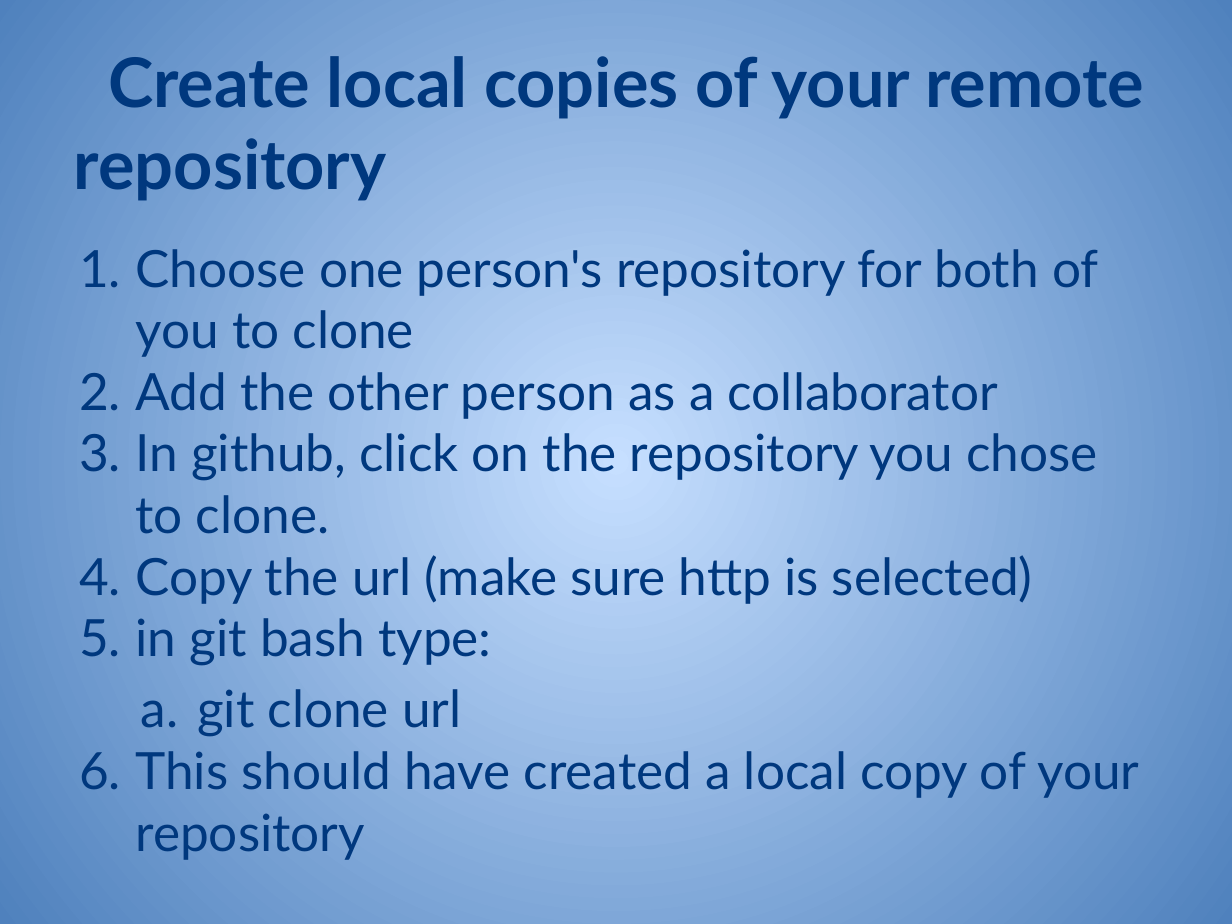
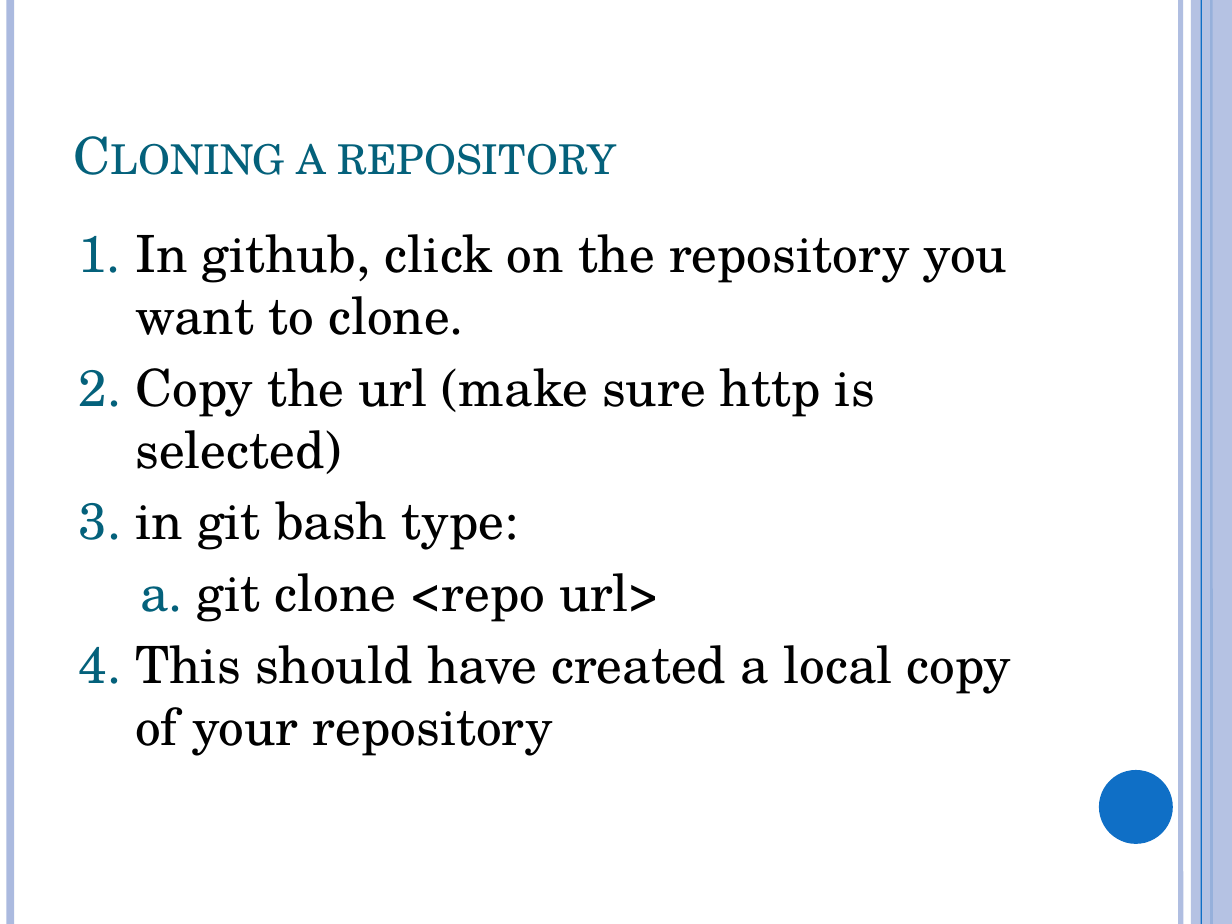
Before and after one commit to swcarpentry/DEPRECATED-boot-camps, a slide deck: slide 5 of 07-version-control-remote/git_remote.pptx (slide 4 before the commit). Drawn at 1232x924 pixels with LibreOffice and Linux fonts; fonts in the diff are those of the drawing. Boxes give left, top, right and bottom in pixels: in the first picture for what was removed or moved away, otherwise in the second. Text is boxed around its words. In the diff, an @@ line names an element or a change of style, - is before the commit and + after.

```diff
--- a/07-version-control-remote/git_remote.pptx
+++ b/07-version-control-remote/git_remote.pptx
@@ background gradient #C6DFFF to #4F81BD to #FFFFFF @@
@@ line added from (10, 0) to (10, 924), #ABBBDF 4.5 pt @@
@@ line added from (1180, 0) to (1180, 924), #ABBBDF 3 pt @@
@@ rectangle added at box(1191, 0, 1232, 924), fill #ABBBDF at 87% opacity @@
@@ line added from (1201, 0) to (1201, 924), #0F6FC6 0.75 pt @@
@@ line added from (1211, 0) to (1211, 924), #0F6FC6 1.5 pt @@
@@ title removed at box(74, 56, 1144, 201) @@
-Create local copies of your remote repository
@@ title added at box(296, 143, 616, 175), 30 pt, text #04617B, small capitals @@
+Cloning a repository
@@ text "In github, click on the ...": place and size @@
-text "In github, click on the ..." at box(136, 249, 1139, 860)
+text "In github, click on the ..." at box(135, 234, 1011, 756)
@@ text at box(135, 234, 1007, 335): text changed; font Lato to TeX Gyre Schola; text colour #00387E to #000000 @@
-1. Choose one person's repository for both of you to clone
-2. Add the other person as a collaborator
-3. In github, click on the repository you chose to clone.
+1. In github, click on the repository you want to clone.
@@ text at box(135, 368, 1011, 756): font Lato to TeX Gyre Schola, text colour #00387E to #000000 in "Copy the url (make sure http is ...", "in git bash type:", "This should have created a local copy ..."; more space between paragraphs; bullet colour #00387E to #04617B @@
@@ text at box(197, 573, 660, 622): text changed; font Lato to TeX Gyre Schola; text colour #00387E to #000000 @@
-  a. git clone url
+  a. git clone <repo url>
@@ ellipse added at box(1099, 770, 1173, 844), fill #0F6FC6 @@
```
Also in this commit, not shown: 6 other slides changed, 5 slides added, 5 slides removed, 1 other file.
